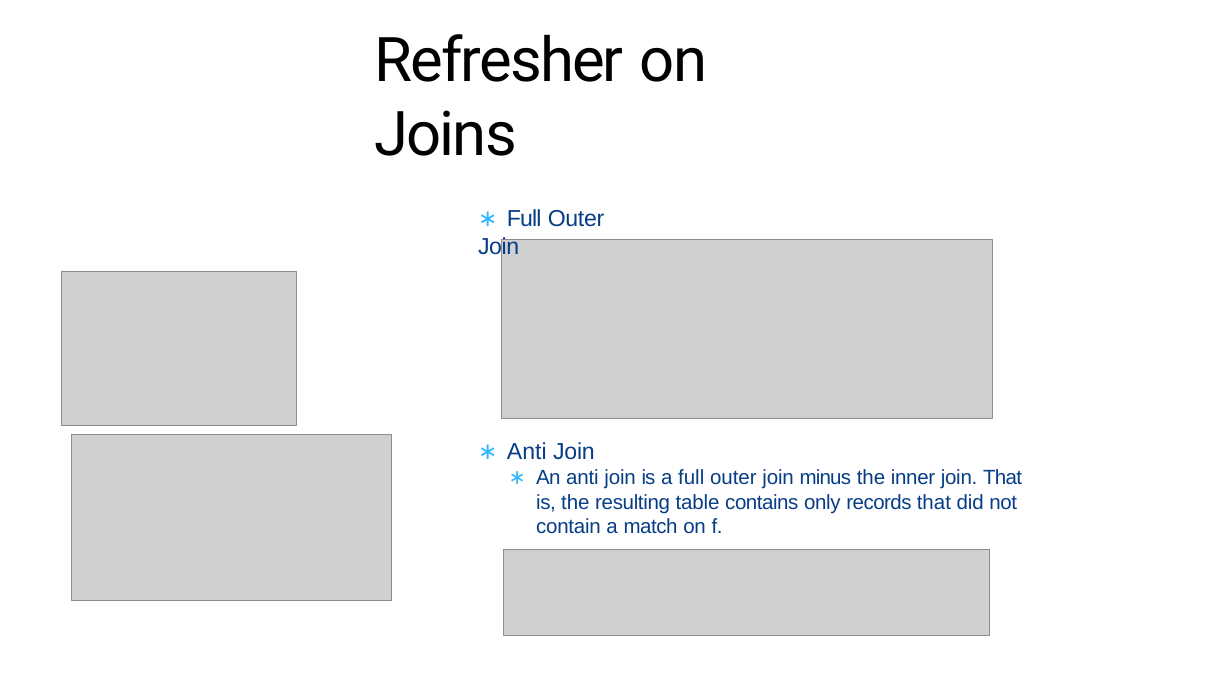
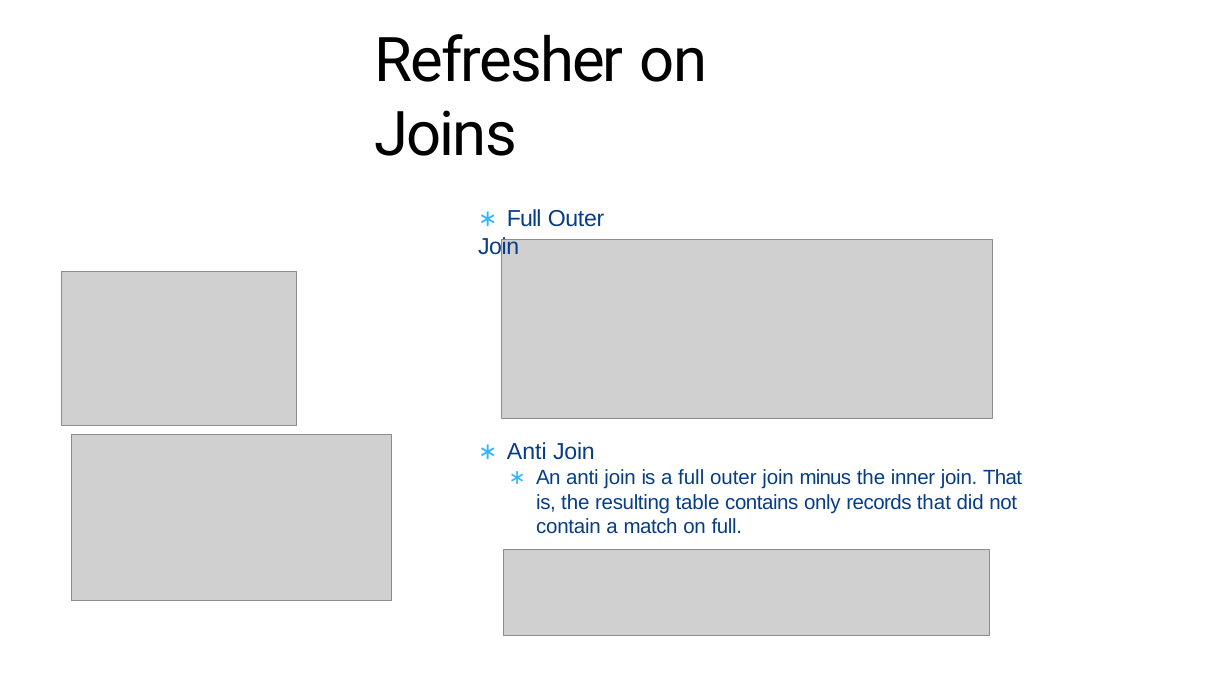
Before and after one commit to zhangyu027/UCI_Hadoop_Apache_Airflow, a slide deck: slide 48 of 02_Slides/M2_Hadoop_HDFS.pptx. Drawn at 1232x693 pixels with LibreOffice and Linux fonts; fonts in the diff are those of the drawing; grey boxes stand for pictures. Boxes give left, top, right and bottom in pixels: in the first picture for what was removed or moved away, otherwise in the second. Text is boxed around its words. In the diff, an @@ line names an element or a change of style, - is before the commit and + after.

```diff
--- a/02_Slides/M2_Hadoop_HDFS.pptx
+++ b/02_Slides/M2_Hadoop_HDFS.pptx
@@ text at [536,469,1022,534]: text changed @@
-∗ An anti join is a full outer join minus the inner join. That is, the resulting table contains only records that did not contain a match on f.
+∗ An anti join is a full outer join minus the inner join. That is, the resulting table contains only records that did not contain a match on full.
```
Also in this commit, not shown: 3 other slides changed, 45 slides removed, 2 other files.
